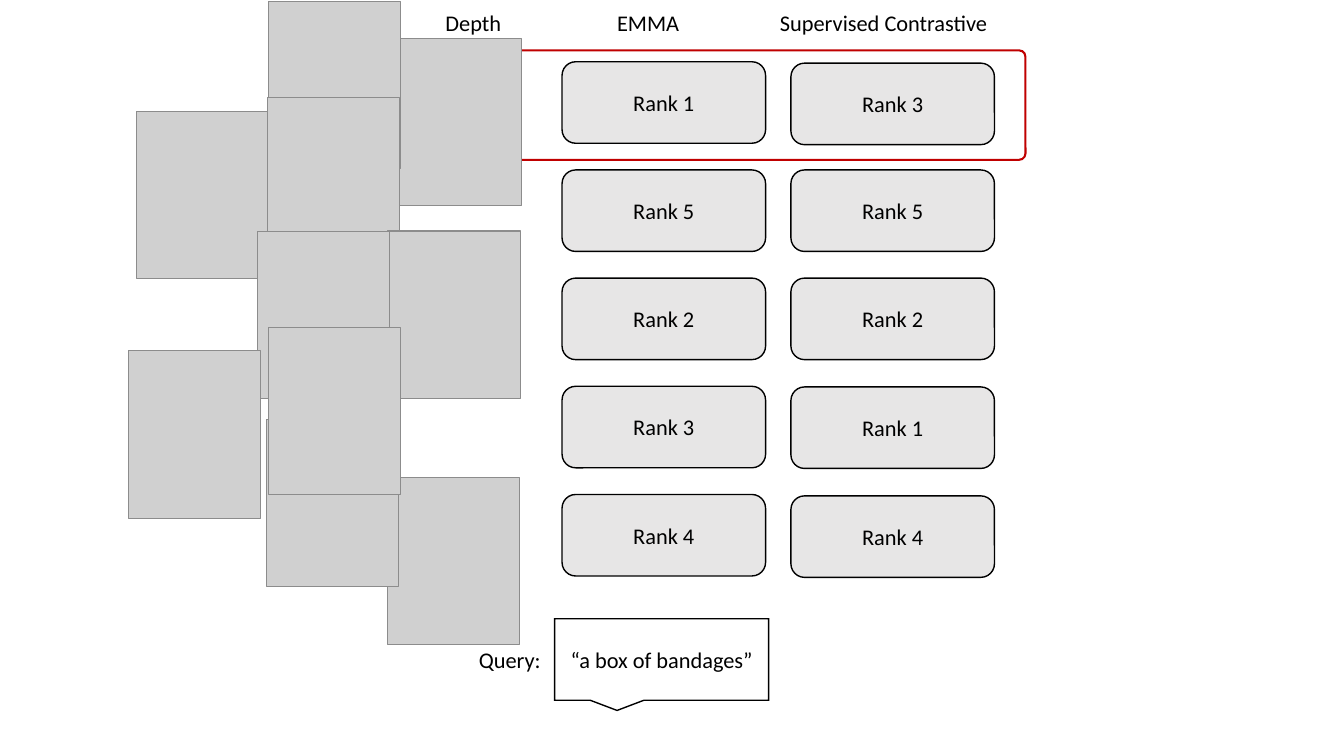
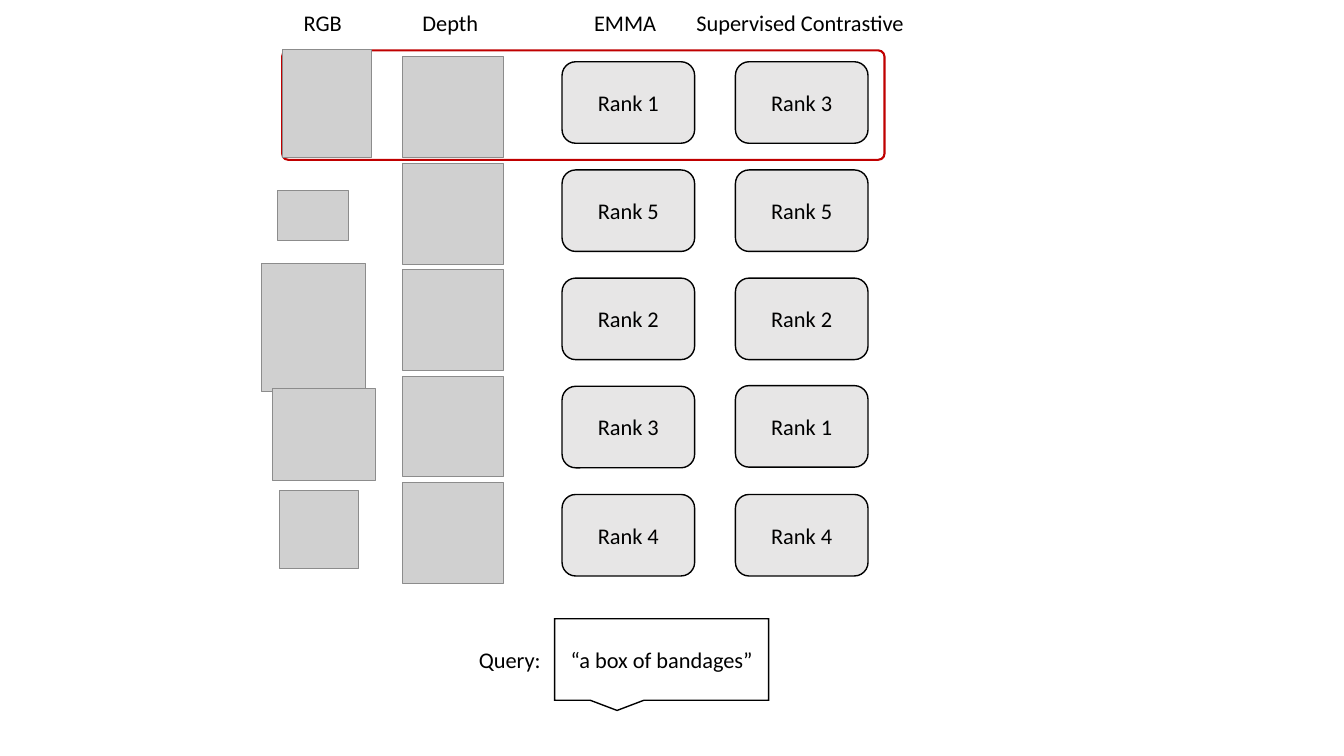
Before and after one commit to kasraprime/EMMA, a slide deck: slide 12 of Paper/Figures/MMA-paper-old.pptx (slide 10 before the commit). Drawn at 1344x756 pixels with LibreOffice and Linux fonts; fonts in the diff are those of the drawing; grey boxes stand for pictures. Boxes give left, top, right and bottom in pixels: in the first picture for what was removed or moved away, otherwise in the second. Text is boxed around its words. In the diff, an @@ line names an element or a change of style, - is before the commit and + after.

```diff
--- a/Paper/Figures/MMA-paper-old.pptx
+++ b/Paper/Figures/MMA-paper-old.pptx
@@ text "RGB Depth EMMA Supervised Contrastive" rewrapped from (445,15,988,35) to (304,15,904,35) @@
@@ rounded rectangle: place and size @@
-rounded rectangle at (302,50,1026,160)
+rounded rectangle at (282,50,885,160)
@@ picture: place and size @@
-picture at (269,2,401,169)
+picture at (283,50,372,158)
@@ picture removed at (389,38,521,206) @@
@@ picture added at (403,56,504,157) @@
@@ rounded rectangle "Rank 1": place and size @@
-rounded rectangle "Rank 1" at (563,62,766,143)
+rounded rectangle "Rank 1" at (563,62,696,143)
@@ rounded rectangle "Rank 3": place and size @@
-rounded rectangle "Rank 3" at (791,64,995,145)
+rounded rectangle "Rank 3" at (736,62,869,143)
@@ picture removed at (137,112,269,279) @@
@@ picture added at (403,163,504,264) @@
@@ rounded rectangle "Rank 5": place and size @@
-rounded rectangle "Rank 5" at (563,170,766,252)
+rounded rectangle "Rank 5" at (563,170,696,252)
@@ rounded rectangle "Rank 5": place and size @@
-rounded rectangle "Rank 5" at (791,170,995,252)
+rounded rectangle "Rank 5" at (736,170,869,252)
@@ picture: place and size @@
-picture at (268,98,400,265)
+picture at (278,191,349,240)
@@ picture removed at (388,231,520,398) @@
@@ picture: place and size @@
-picture at (257,232,389,399)
+picture at (261,264,365,392)
@@ picture added at (403,270,504,371) @@
@@ rounded rectangle "Rank 2": place and size @@
-rounded rectangle "Rank 2" at (563,278,766,360)
+rounded rectangle "Rank 2" at (563,278,696,360)
@@ rounded rectangle "Rank 2": place and size @@
-rounded rectangle "Rank 2" at (791,278,995,360)
+rounded rectangle "Rank 2" at (736,278,869,360)
@@ picture removed at (129,351,261,518) @@
@@ picture: place and size @@
-picture at (268,328,400,495)
+picture at (272,389,375,481)
@@ picture added at (403,376,504,477) @@
@@ rounded rectangle "Rank 3": place and size @@
-rounded rectangle "Rank 3" at (563,386,766,468)
+rounded rectangle "Rank 3" at (563,386,696,468)
@@ rounded rectangle "Rank 1": place and size @@
-rounded rectangle "Rank 1" at (791,387,995,469)
+rounded rectangle "Rank 1" at (736,386,869,468)
@@ picture removed at (387,477,519,644) @@
@@ picture: place and size @@
-picture at (266,419,398,587)
+picture at (279,491,359,570)
@@ picture added at (403,483,504,584) @@
@@ rounded rectangle "Rank 4": place and size @@
-rounded rectangle "Rank 4" at (563,495,766,577)
+rounded rectangle "Rank 4" at (563,495,696,577)
@@ rounded rectangle "Rank 4": place and size @@
-rounded rectangle "Rank 4" at (791,496,995,578)
+rounded rectangle "Rank 4" at (736,495,869,577)
```
Also in this commit, not shown: 4 slides added, 38 other files.
